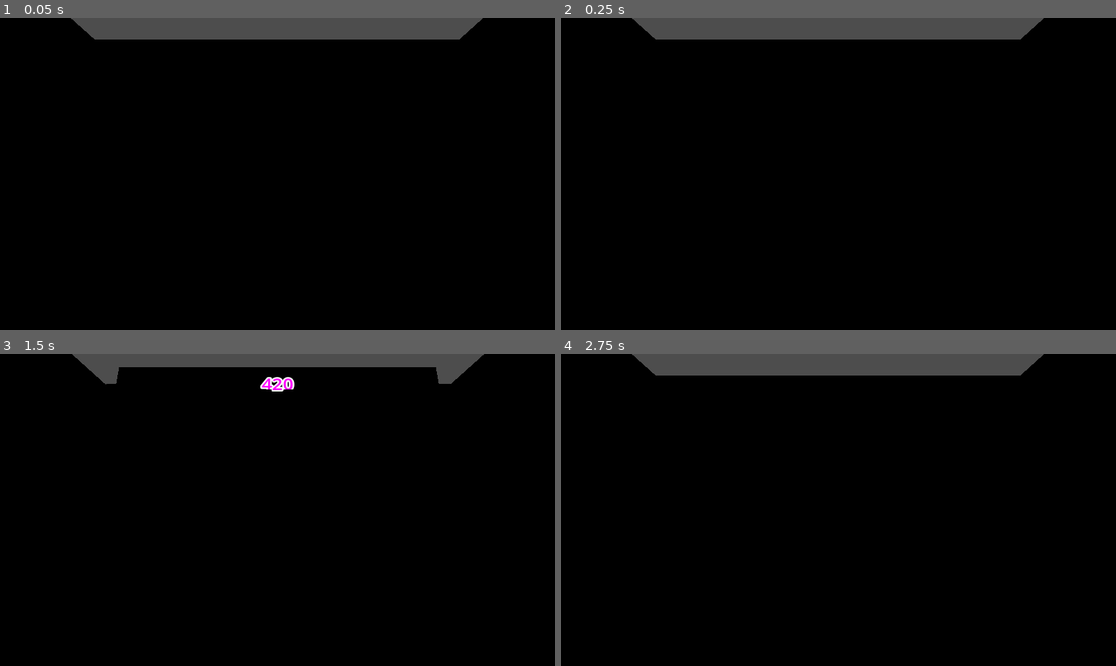
Above: before the commit, frames 1-4 (two rows, left to right).
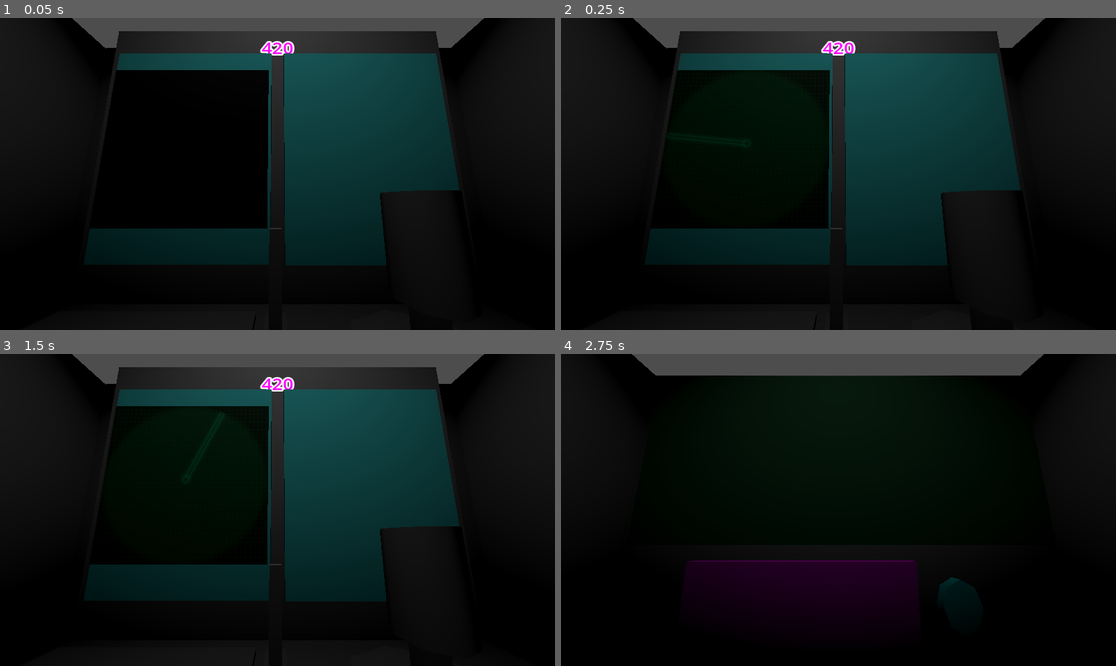
Above: after the commit, the same moments.

Repository: YamatoDev/L-Week-Project-2025
Game: Godot game, scene res://room.tscn
Two runs of this game, one before a commit and one after it. Both use one fixed random seed, a clock stepped at 60 frames per second and the inputs below.
Inputs (mouse positions are in pixels of both pictures, inside the frame that each line leads up to):
- Up to frame 1 (0.05 s): no input
- Up to frame 2 (0.25 s): no input
- Up to frame 3 (1.5 s): move the mouse to (399, 494) at 0.52 s; hold Tab (change_cam) 0.53-1.25 s; click (399, 494) at 0.67 s; drag from (166, 525) to (249, 572) at 1.27 s
- Up to frame 4 (2.75 s): move the mouse to (894, 441) at 2.02 s; hold Tab (change_cam) from 2.03 s (still down); click (894, 441) at 2.17 s

The runs differ from the first frame. In frame 1, 27% of the frame differs, in the area x 12-88%, y 0-80%; in frame 2, 28%; in frame 3, 27%; in frame 4, 3.6%.

Commit message:
radar, asteroid, ship, shipmap is here!

Diff:
--- a/room.tscn
+++ b/room.tscn
@@ -9,6 +9,8 @@
 [ext_resource type="Resource" uid="uid://cd8qqufriyivj" path="res://placeholders/monster_data/bakushin.tres" id="5_xorjj"]
 [ext_resource type="Resource" uid="uid://24o66tjeg7be" path="res://placeholders/monster_data/suzuka.tres" id="6_xwbdb"]
 [ext_resource type="Script" uid="uid://b4u4d0lwaor02" path="res://scripts/code_manager.gd" id="9_42v8c"]
+[ext_resource type="PackedScene" uid="uid://dcdij40ndv5cj" path="res://scenes/radar.tscn" id="10_mb7s7"]
+[ext_resource type="PackedScene" uid="uid://f4uog51yyhq0" path="res://scenes/ship_map.tscn" id="11_xorjj"]
 
 [sub_resource type="StandardMaterial3D" id="StandardMaterial3D_88gup"]
 albedo_color = Color(1, 0, 1, 1)
@@ -24,7 +26,7 @@
 [node name="room" type="Node3D"]
 
 [node name="Camera3D" type="Camera3D" parent="."]
-transform = Transform3D(-4.37114e-08, -0.165048, -0.986286, 0, 0.986286, -0.165048, 1, -7.21446e-09, -4.31119e-08, 0.144829, 1.25, 0)
+transform = Transform3D(1.31134e-07, 0.165048, 0.986286, 0, 0.986286, -0.165048, -1, 2.16434e-08, 1.29336e-07, 0.144829, 1.25, 0)
 fov = 83.5
 script = ExtResource("1_4o3f6")
 
@@ -150,3 +152,13 @@
 modulate = Color(1, 0, 1, 1)
 outline_modulate = Color(1, 1, 1, 1)
 text = "CODE"
+
+[node name="SpotLight3D" type="SpotLight3D" parent="."]
+transform = Transform3D(1, 0, 0, 0, -4.37114e-08, 1, 0, -1, -4.37114e-08, 0, 5, 0)
+
+[node name="radar" parent="." instance=ExtResource("10_mb7s7")]
+transform = Transform3D(1, 0, 0, 0, 1, 0, 0, 0, 1, -1.07572, 1.68, 0.66922)
+
+[node name="ShipMap" parent="." node_paths=PackedStringArray("radar_init") instance=ExtResource("11_xorjj")]
+transform = Transform3D(-4.37114e-08, 0, -1, 0, 1, 0, 1, 0, -4.37114e-08, 0, -10, 0)
+radar_init = NodePath("../radar")
--- /dev/null
+++ b/scenes/asteroid.tscn
@@ -0,0 +1,22 @@
+[gd_scene load_steps=4 format=3 uid="uid://crvpnotk1y8s8"]
+
+[ext_resource type="Script" uid="uid://c5pevvt54cb85" path="res://scripts/asteroid.gd" id="1_akfqu"]
+
+[sub_resource type="SphereShape3D" id="SphereShape3D_0md28"]
+radius = 0.7
+
+[sub_resource type="SphereMesh" id="SphereMesh_akfqu"]
+
+[node name="asteroid" type="Node3D"]
+script = ExtResource("1_akfqu")
+speed = 0.25
+expiry = 120.0
+
+[node name="Area3D" type="Area3D" parent="."]
+
+[node name="CollisionShape3D" type="CollisionShape3D" parent="Area3D"]
+shape = SubResource("SphereShape3D_0md28")
+
+[node name="MeshInstance3D" type="MeshInstance3D" parent="."]
+transform = Transform3D(1.3, 0, 0, 0, 1.3, 0, 0, 0, 1.3, 0, 0, 0)
+mesh = SubResource("SphereMesh_akfqu")
--- /dev/null
+++ b/scenes/radar.tscn
@@ -0,0 +1,56 @@
+[gd_scene load_steps=8 format=3 uid="uid://dcdij40ndv5cj"]
+
+[ext_resource type="Texture2D" uid="uid://djwwxeacbw3ue" path="res://textures/radarsweep.png" id="1_23uor"]
+[ext_resource type="Script" uid="uid://bbrkrlutqphwr" path="res://scripts/radar.gd" id="1_g0dnf"]
+[ext_resource type="Shader" uid="uid://byi5lg2ngi77s" path="res://shaders/radar_bg.gdshader" id="1_vnohn"]
+
+[sub_resource type="ViewportTexture" id="ViewportTexture_g0dnf"]
+viewport_path = NodePath("SubViewport")
+
+[sub_resource type="StandardMaterial3D" id="StandardMaterial3D_5eocc"]
+resource_local_to_scene = true
+albedo_texture = SubResource("ViewportTexture_g0dnf")
+
+[sub_resource type="PlaneMesh" id="PlaneMesh_ot4hg"]
+
+[sub_resource type="ShaderMaterial" id="ShaderMaterial_23uor"]
+shader = ExtResource("1_vnohn")
+shader_parameter/cell_size = 12.0
+shader_parameter/cell_spacing = 2.0
+shader_parameter/line_color = Color(2.58703e-07, 0.298356, 0.145828, 1)
+shader_parameter/bg_color = Color(3.24883e-07, 0.167231, 0.0645897, 1)
+
+[node name="Radar" type="Node3D" node_paths=PackedStringArray("radar_sweep", "viewport")]
+script = ExtResource("1_g0dnf")
+radar_sweep = NodePath("SubViewport/radarsweep")
+viewport = NodePath("SubViewport")
+
+[node name="MeshInstance3D" type="MeshInstance3D" parent="."]
+transform = Transform3D(9.05975e-08, 0.6, 4.52987e-08, -2.62268e-08, 4.52987e-08, -0.6, -0.6, 9.05975e-08, 2.62268e-08, 0, 0, 0)
+material_override = SubResource("StandardMaterial3D_5eocc")
+mesh = SubResource("PlaneMesh_ot4hg")
+
+[node name="SubViewport" type="SubViewport" parent="."]
+
+[node name="ColorRect" type="ColorRect" parent="SubViewport"]
+material = SubResource("ShaderMaterial_23uor")
+anchors_preset = 15
+anchor_right = 1.0
+anchor_bottom = 1.0
+grow_horizontal = 2
+grow_vertical = 2
+
+[node name="radarsweep" type="TextureRect" parent="SubViewport"]
+anchors_preset = 8
+anchor_left = 0.5
+anchor_top = 0.5
+anchor_right = 0.5
+anchor_bottom = 0.5
+offset_left = -256.0
+offset_top = -256.0
+offset_right = 256.0
+offset_bottom = 256.0
+grow_horizontal = 2
+grow_vertical = 2
+pivot_offset = Vector2(256, 256)
+texture = ExtResource("1_23uor")
--- /dev/null
+++ b/scenes/ship_map.tscn
@@ -0,0 +1,51 @@
+[gd_scene load_steps=8 format=3 uid="uid://f4uog51yyhq0"]
+
+[ext_resource type="Script" uid="uid://o3nr6uliv6up" path="res://scripts/asteroid_spawner.gd" id="1_ltblv"]
+[ext_resource type="Script" uid="uid://dhsbcu5crqaes" path="res://scripts/ship_map.gd" id="1_ssgem"]
+[ext_resource type="Script" uid="uid://b4ffmk5mwkjvv" path="res://scripts/ship.gd" id="1_wi6kp"]
+[ext_resource type="PackedScene" uid="uid://crvpnotk1y8s8" path="res://scenes/asteroid.tscn" id="2_n1vws"]
+
+[sub_resource type="BoxShape3D" id="BoxShape3D_ssgem"]
+size = Vector3(8, 1, 0.2)
+
+[sub_resource type="BoxShape3D" id="BoxShape3D_oson4"]
+size = Vector3(1, 1, 2)
+
+[sub_resource type="BoxShape3D" id="BoxShape3D_ltblv"]
+size = Vector3(23, 1, 1)
+
+[node name="ShipMap" type="Node3D" node_paths=PackedStringArray("ship")]
+script = ExtResource("1_ssgem")
+ship = NodePath("ship")
+
+[node name="ship" type="Node3D" parent="." node_paths=PackedStringArray("ray")]
+script = ExtResource("1_wi6kp")
+ray = NodePath("Radar")
+rotation_speed = 90.0
+
+[node name="Radar" type="Marker3D" parent="ship"]
+
+[node name="Area3D" type="Area3D" parent="ship/Radar"]
+
+[node name="CollisionShape3D" type="CollisionShape3D" parent="ship/Radar/Area3D"]
+transform = Transform3D(1, 0, 0, 0, 1, 0, 0, 0, 1, 4, 0, 0)
+shape = SubResource("BoxShape3D_ssgem")
+
+[node name="Area3D" type="Area3D" parent="ship"]
+
+[node name="CollisionShape3D" type="CollisionShape3D" parent="ship/Area3D"]
+shape = SubResource("BoxShape3D_oson4")
+
+[node name="asteroid_spawner" type="Node3D" parent="." node_paths=PackedStringArray("area")]
+transform = Transform3D(1, 0, 0, 0, 1, 0, 0, 0, 1, 0, 0, 14)
+script = ExtResource("1_ltblv")
+area = NodePath("Area3D")
+asteroid_instance_path = ExtResource("2_n1vws")
+spawn_cd = 5.0
+
+[node name="Area3D" type="Area3D" parent="asteroid_spawner"]
+
+[node name="CollisionShape3D" type="CollisionShape3D" parent="asteroid_spawner/Area3D"]
+shape = SubResource("BoxShape3D_ltblv")
+
+[connection signal="area_entered" from="ship/Radar/Area3D" to="ship" method="on_area_entered"]
--- /dev/null
+++ b/scripts/asteroid.gd
@@ -0,0 +1,15 @@
+extends Node3D
+
+@export var speed: float
+@export var expiry: float
+
+func _physics_process(delta: float) -> void:
+	var forward = -get_global_transform().basis.z
+	var change = forward * speed * delta
+
+	set_global_position(global_position + change)
+
+	expiry -= delta
+	if (expiry <= 0): queue_free()
+
+	pass
--- /dev/null
+++ b/scripts/asteroid_spawner.gd
@@ -0,0 +1,34 @@
+extends Node3D
+
+@export var area: Area3D
+@export var asteroid_instance_path: PackedScene
+
+@onready var shape: Shape3D = area.get_node("CollisionShape3D").shape
+var shape_min: Vector3
+var shape_max: Vector3
+
+@export var spawn_cd: float
+var spawn_cd_left: float
+
+func _ready() -> void:
+	shape_min = -(shape.size / 2)
+	shape_max = (shape.size / 2)
+	spawn_cd_left = spawn_cd
+	randomize()
+
+func _process(delta: float) -> void:
+	if (spawn_cd_left > 0): spawn_cd_left -= delta
+
+	if (spawn_cd_left <= 0):
+		var new_asteroid = asteroid_instance_path.instantiate()
+		new_asteroid.set_position(Vector3(
+			randf_range(shape_min.x, shape_max.x),
+			randf_range(shape_min.y, shape_max.y),
+			randf_range(shape_min.z, shape_max.z)
+		))
+
+		new_asteroid.set_rotation_degrees(Vector3(0, 0, 0))
+
+		add_child(new_asteroid)
+
+		spawn_cd_left = spawn_cd
--- /dev/null
+++ b/scripts/radar.gd
@@ -0,0 +1,35 @@
+class_name Radar extends Node
+
+@export var radar_sweep: TextureRect
+@export var viewport: SubViewport
+
+func _ready() -> void:
+	pass
+
+func rotate_sweep(rotation) -> void:
+	radar_sweep.rotation_degrees = rotation
+	pass
+
+# offset
+func add_ping(x: float, y: float) -> void:
+	var ping = TextureRect.new()
+
+	ping.texture = load("res://textures/placeholder.tres")
+	ping.name = "RadarPing"
+	ping.size = Vector2(40, 40)
+
+	var center = viewport.size / 2
+	var ping_offset = ping.size / 2
+
+	ping.set_position(Vector2(x + center.x - ping_offset.x, y + center.y - ping_offset.y))
+	ping.modulate = Color(1.0, 1.0, 1.0, 1.0)
+
+	viewport.add_child(ping)
+
+	var tween := create_tween().set_ease(Tween.EASE_OUT)
+	tween.tween_property(ping, "modulate", Color(1, 1, 1, 0), 4)
+
+	await tween.finished
+	ping.queue_free()
+
+	pass
--- /dev/null
+++ b/scripts/ship.gd
@@ -0,0 +1,46 @@
+class_name Ship extends Node3D
+
+@export var radar: Radar
+@export var ray: Marker3D
+@export var rotation_speed: float
+
+var hit_bodies: Array = []
+
+func _ready() -> void:
+	pass
+
+func _physics_process(delta: float) -> void:
+	ray.rotate_y(-deg_to_rad(rotation_speed * delta))
+	radar.rotate_sweep(-ray.rotation_degrees.y)
+
+# func _process(_delta: float) -> void:
+# 	if (ray.is_colliding()):
+# 		var body: Area3D = ray.get_collider()
+# 		if (!hit_bodies.has(body)):
+# 			ping_radar(body)
+
+# 	pass
+
+func ping_radar(body: Area3D) -> void:
+	hit_bodies.push_back(body)
+
+	# TODO: Implement at radar itself
+
+	var local_position = to_local(body.global_position)
+	var radar_scale = -0.03125
+
+	var radar_x = local_position.x / radar_scale
+	var radar_z = local_position.z / radar_scale
+
+	radar.add_ping(radar_x, radar_z)
+
+	await get_tree().create_timer(2.0).timeout
+
+	# Garbage
+	hit_bodies.remove_at(hit_bodies.find(body))
+
+	pass
+
+func on_area_entered(area: Area3D) -> void:
+	if (area != $Area3D):
+		ping_radar(area)
--- /dev/null
+++ b/scripts/ship_map.gd
@@ -0,0 +1,7 @@
+extends Node3D
+
+@export var radar_init: Radar
+@export var ship: Ship
+
+func _ready() -> void:
+	ship.radar = radar_init
--- /dev/null
+++ b/shaders/radar_bg.gdshader
@@ -0,0 +1,22 @@
+shader_type canvas_item;
+
+uniform float cell_size = 16;
+uniform float cell_spacing = 2;
+uniform vec4 line_color : source_color; //Now called source_color in Godot 4
+
+varying vec2 v;
+
+uniform vec4 bg_color : source_color;
+
+void vertex() {
+	v = VERTEX;
+}
+
+void fragment() {
+	COLOR.a = 0.;
+	float step_size = cell_size + cell_spacing;
+	float ratio = cell_spacing / step_size;
+	// Grid
+	if (fract(v.x / step_size) < ratio || fract(v.y / step_size) < ratio) COLOR = line_color;
+	else COLOR = bg_color;
+}
--- /dev/null
+++ b/textures/placeholder.tres
@@ -0,0 +1,3 @@
+[gd_resource type="PlaceholderTexture2D" format=3 uid="uid://mgoyhoap6lt6"]
+
+[resource]
Not shown: 1 places in room.tscn that only renumber resources
Not shown, added: scripts/asteroid.gd.uid
Not shown, added: scripts/asteroid_spawner.gd.uid
Not shown, added: scripts/radar.gd.uid
Not shown, added: scripts/ship.gd.uid
Not shown, added: scripts/ship_map.gd.uid
Not shown, added: shaders/radar_bg.gdshader.uid
Binary file added: textures/radarsweep.png
Not shown, added: textures/radarsweep.png.import
